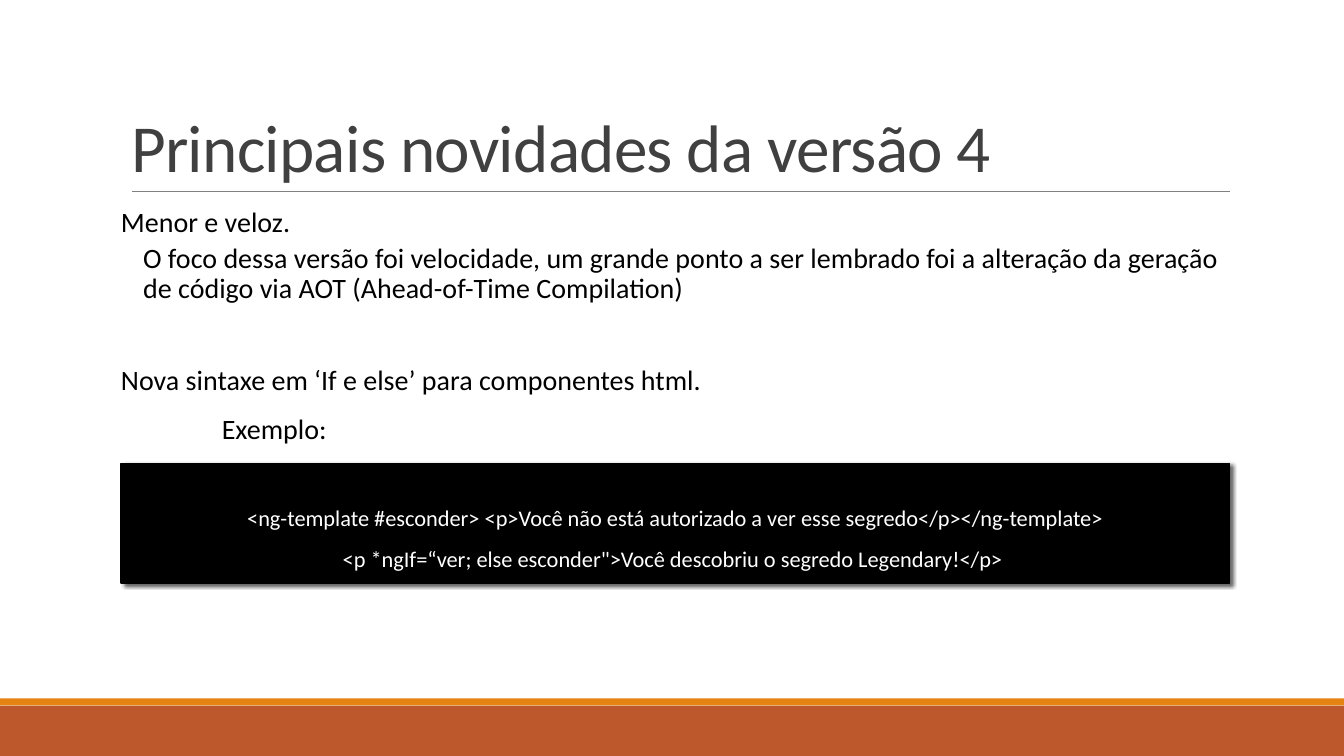
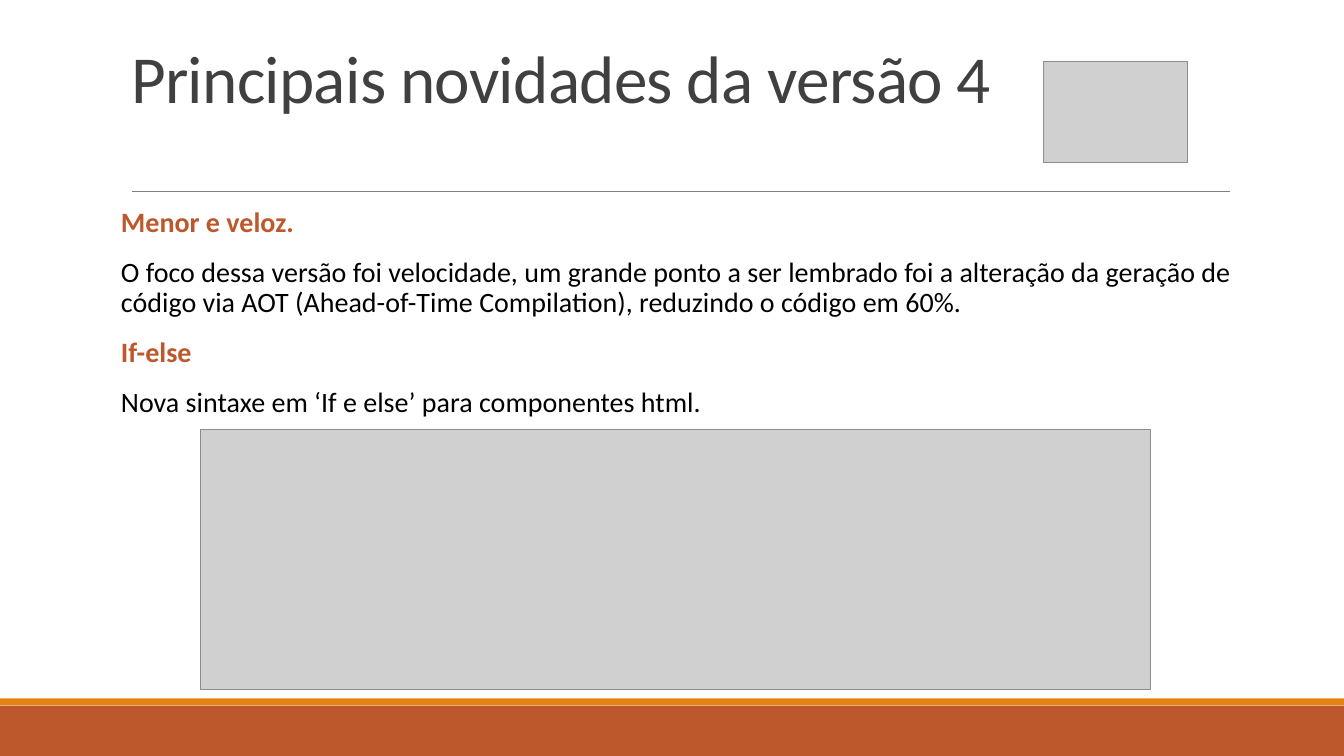
Before and after one commit to juninmd/Curso-Angular-4, a slide deck: slide 6 of Apresentação1.pptx (slide 5 before the commit). Drawn at 1344x756 pixels with LibreOffice and Linux fonts; fonts in the diff are those of the drawing; grey boxes stand for pictures. Boxes give left, top, right and bottom in pixels: in the first picture for what was removed or moved away, otherwise in the second. Text is boxed around its words. In the diff, an @@ line names an element or a change of style, - is before the commit and + after.

```diff
--- a/Apresentação1.pptx
+++ b/Apresentação1.pptx
@@ title "Principais novidades da versão 4": place and size @@
-title "Principais novidades da versão 4" at <box>131,125,991,183</box>
+title "Principais novidades da versão 4" at <box>131,56,991,114</box>
@@ picture added at <box>1044,62,1188,163</box> @@
@@ text at <box>121,212,1230,417</box>: paragraph removed @@
-Exemplo:
@@ text at <box>121,212,701,417</box>: text colour #000000 to #BD582C, bold on in "Menor e veloz."; indent changed @@
@@ text at <box>121,262,1230,362</box>: text changed @@
-  O foco dessa versão foi velocidade, um grande ponto a ser lembrado foi a alteração da geração de código via AOT (Ahead-of-Time Compilation)
+O foco dessa versão foi velocidade, um grande ponto a ser lembrado foi a alteração da geração de código via AOT (Ahead-of-Time Compilation), reduzindo o código em 60%.
+If-else
@@ picture added at <box>201,430,1151,690</box> @@
@@ rectangle removed at <box>121,464,1230,584</box> @@
-<ng-template #esconder> <p>Você não está autorizado a ver esse segredo</p></ng-template>
-<p *ngIf=“ver; else esconder">Você descobriu o segredo Legendary!</p>
```
Also in this commit, not shown: 2 other slides changed, 7 slides added, 5 other files.
